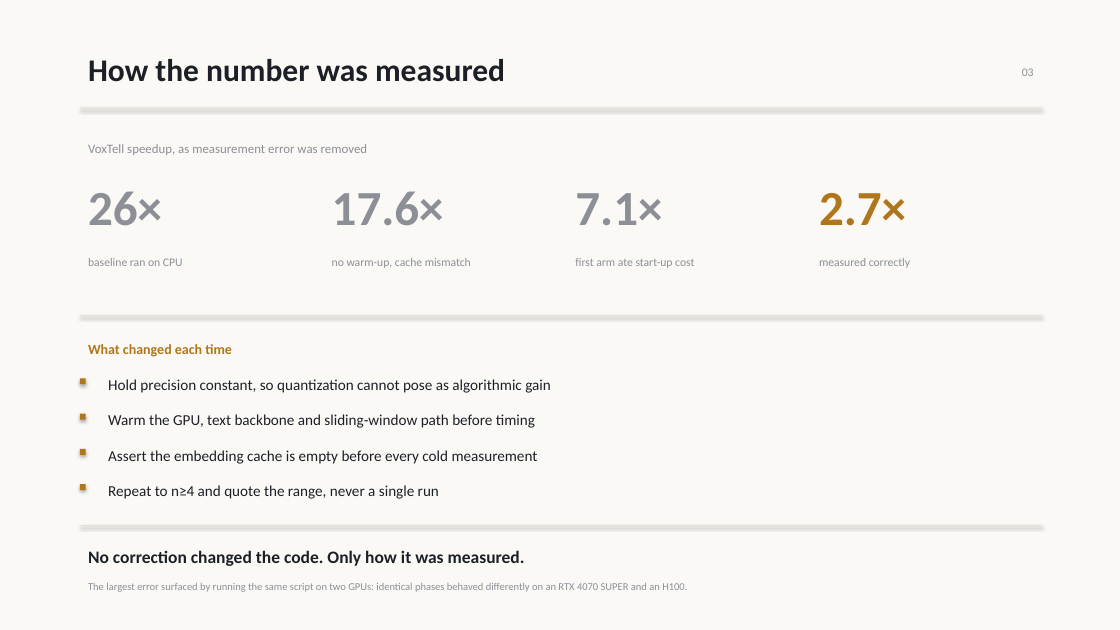
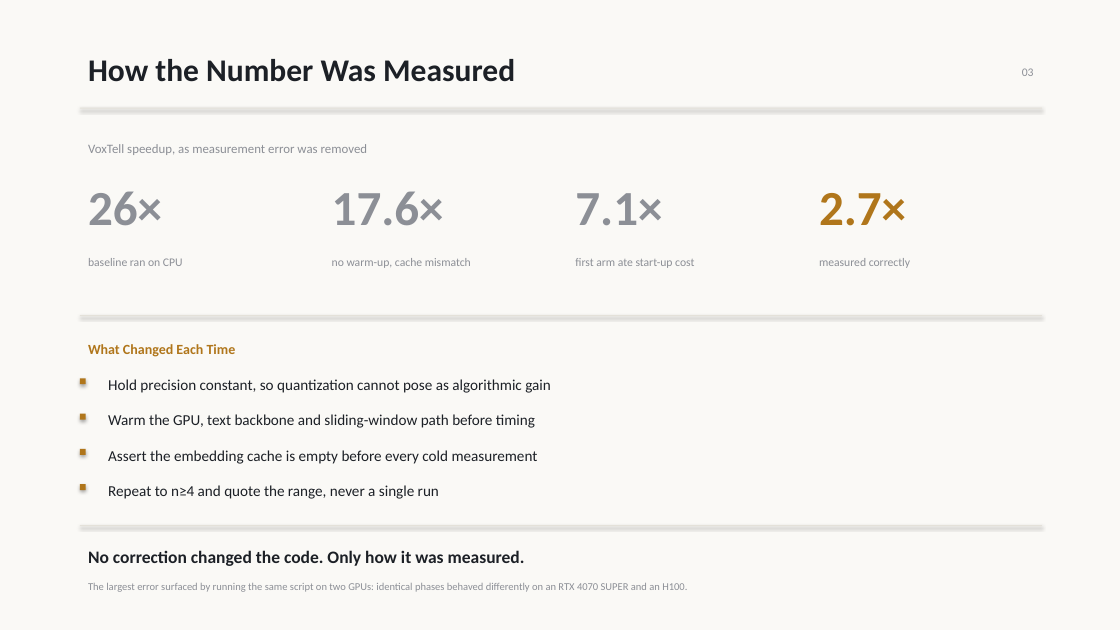
Before and after one commit to pentaexe/VoxTell-main, a slide deck: slide 3 of slides.pptx. Drawn at 1120x630 pixels with LibreOffice and Linux fonts; fonts in the diff are those of the drawing. Boxes give left, top, right and bottom in pixels: in the first picture for what was removed or moved away, otherwise in the second. Text is boxed around its words. In the diff, an @@ line names an element or a change of style, - is before the commit and + after.

```diff
--- a/slides.pptx
+++ b/slides.pptx
@@ text at (88, 59, 515, 82): text changed @@
-How the number was measured
+How the Number Was Measured
@@ text at (88, 344, 236, 357): text changed @@
-What changed each time
+What Changed Each Time
```
Also in this commit, not shown: 6 other slides changed, 1 other file.
